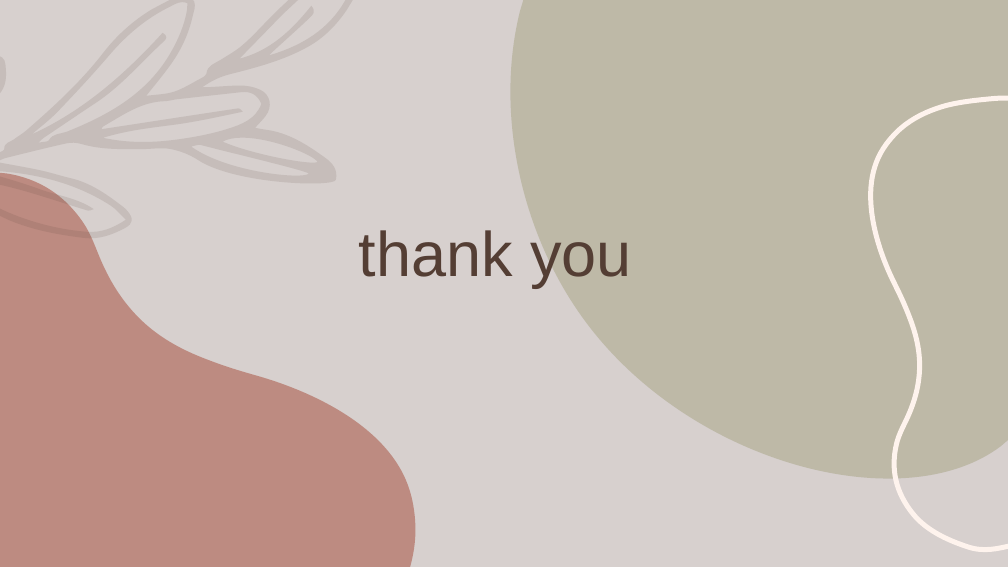
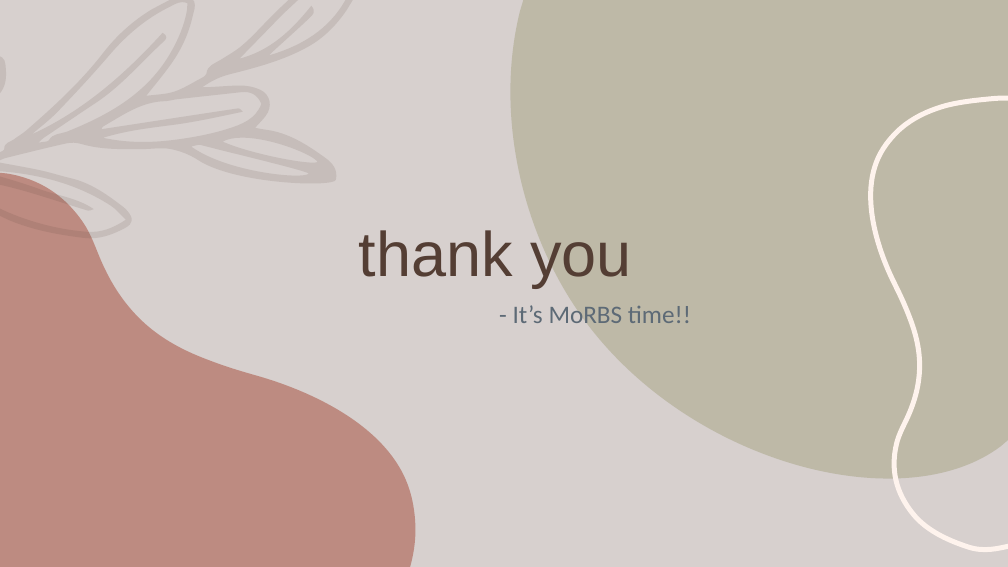
Before and after one commit to Nikhil1601/Medical-Record-Blockchain-Storage-, a slide deck: slide 8 of Medical Record Blockchain Storage.pptx. Drawn at 1008x567 pixels with LibreOffice and Linux fonts; fonts in the diff are those of the drawing. Boxes give left, top, right and bottom in pixels: in the first picture for what was removed or moved away, otherwise in the second. Text is boxed around its words. In the diff, an @@ line names an element or a change of style, - is before the commit and + after.

```diff
--- a/Medical Record Blockchain Storage.pptx
+++ b/Medical Record Blockchain Storage.pptx
@@ subtitle added at (x1=513, y1=305, x2=691, y2=323), 24 pt, text #5D6A76 @@
+- It’s MoRBS time!!
```
